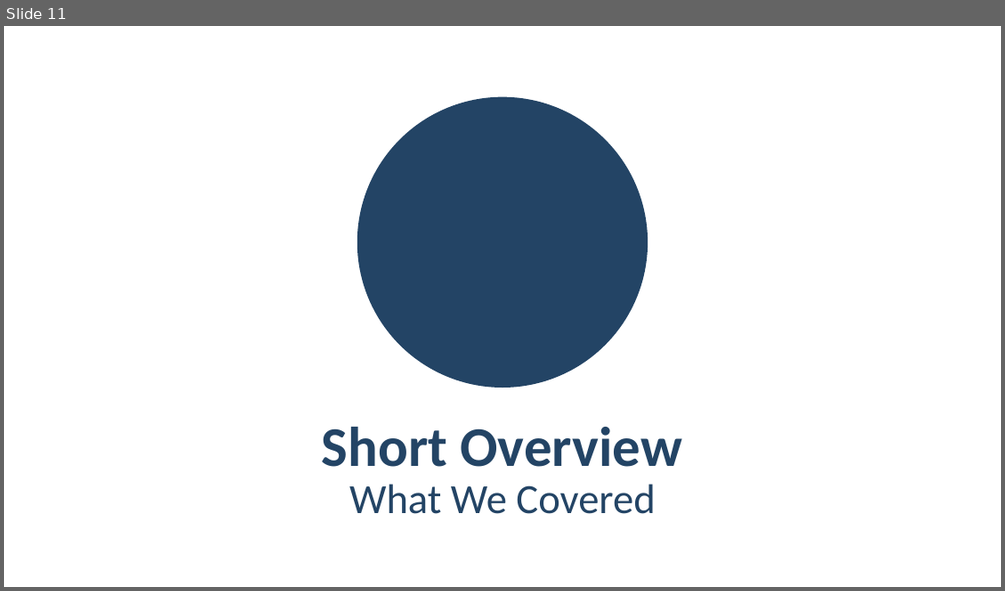
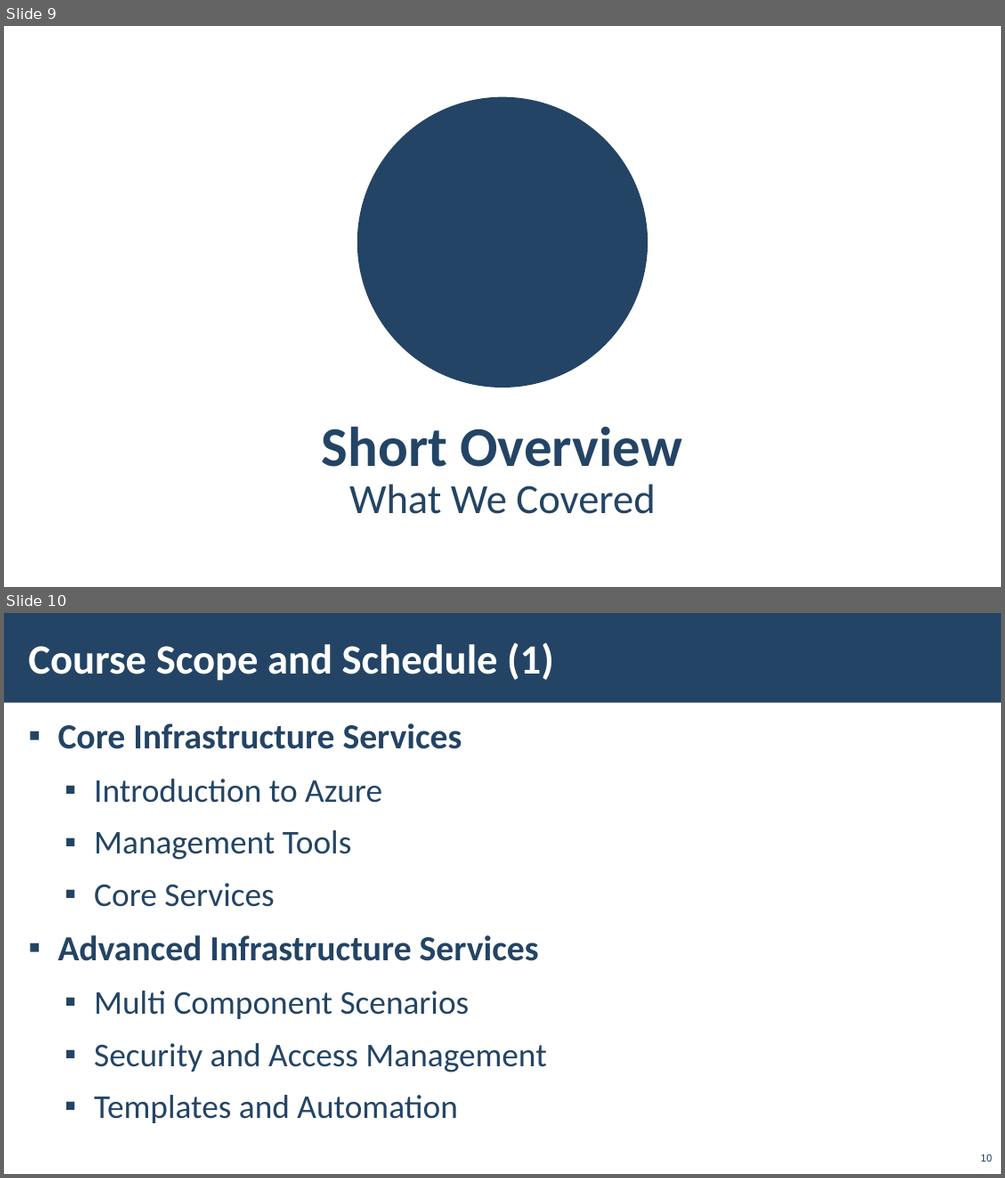
Before and after one commit to pirocorp/Azure, a slide deck: 06. ALL TOGETHER/M6-Slides-All-Together.pptx. Shown one above the other, each under a label of ours: slide 11 before the commit, slides 9 and 10 after it. The pictures are 1005x591 and 1005x1178 pixels, drawn with LibreOffice and Linux fonts; fonts in the diff are those of the drawing; background and template pictures are left out. Boxes give left, top, right and bottom in pixels: in the first picture for what was removed or moved away, otherwise in the second. Text is boxed around its words. In the diff, an @@ line names an element or a change of style, - is before the commit and + after.

```diff
--- a/06. ALL TOGETHER/M6-Slides-All-Together.pptx
+++ b/06. ALL TOGETHER/M6-Slides-All-Together.pptx
@@ slide 10 added at <box>4,613,1001,1174</box>, background picture (left out) @@
@@ rectangle added at <box>4,613,1001,703</box>, fill #234465 @@
@@ title added at <box>28,642,554,681</box>, 40 pt, text #FFFFFF, bold @@
+Course Scope and Schedule (1)
@@ text added at <box>58,723,546,1123</box>, 32 pt, text #234465 @@
+▪ Core Infrastructure Services
+  ▪ Introduction to Azure
+  ▪ Management Tools
+  ▪ Core Services
+▪ Advanced Infrastructure Services
+  ▪ Multi Component Scenarios
+  ▪ Security and Access Management
+  ▪ Templates and Automation
@@ page number added at <box>980,1154,992,1161</box>, 10 pt, text #234465 @@
+10
@@ what was slide 11 is now slide 9 @@
```
Also in this commit, not shown: 13 slides changed, 7 other slides added, 6 slides removed, 2 other files.
